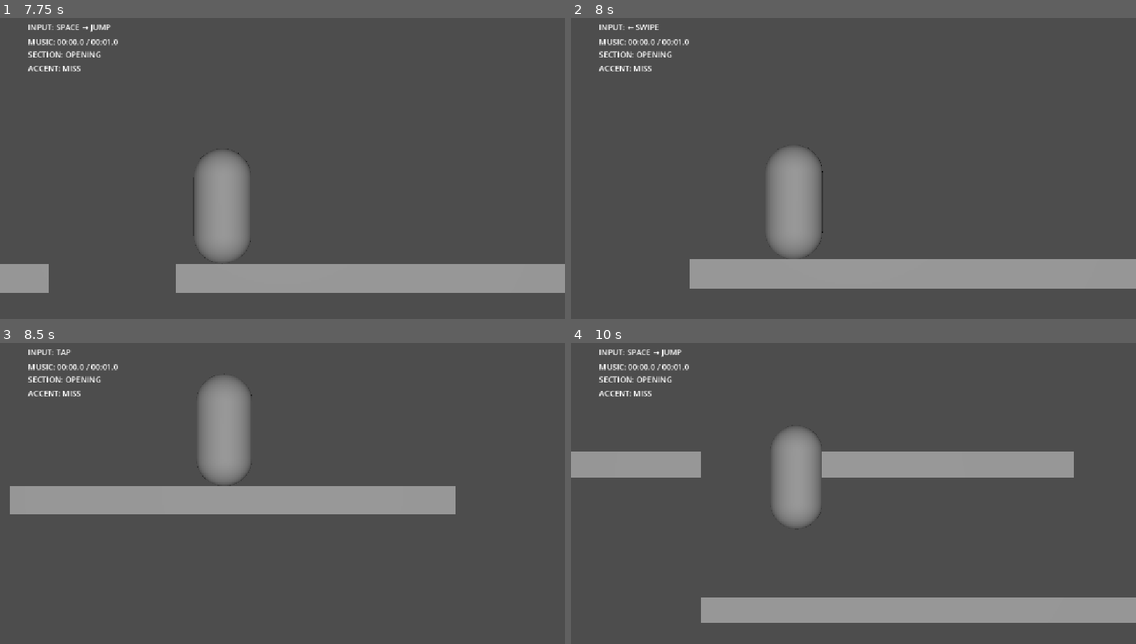
Above: before the commit, frames 1-4 (two rows, left to right).
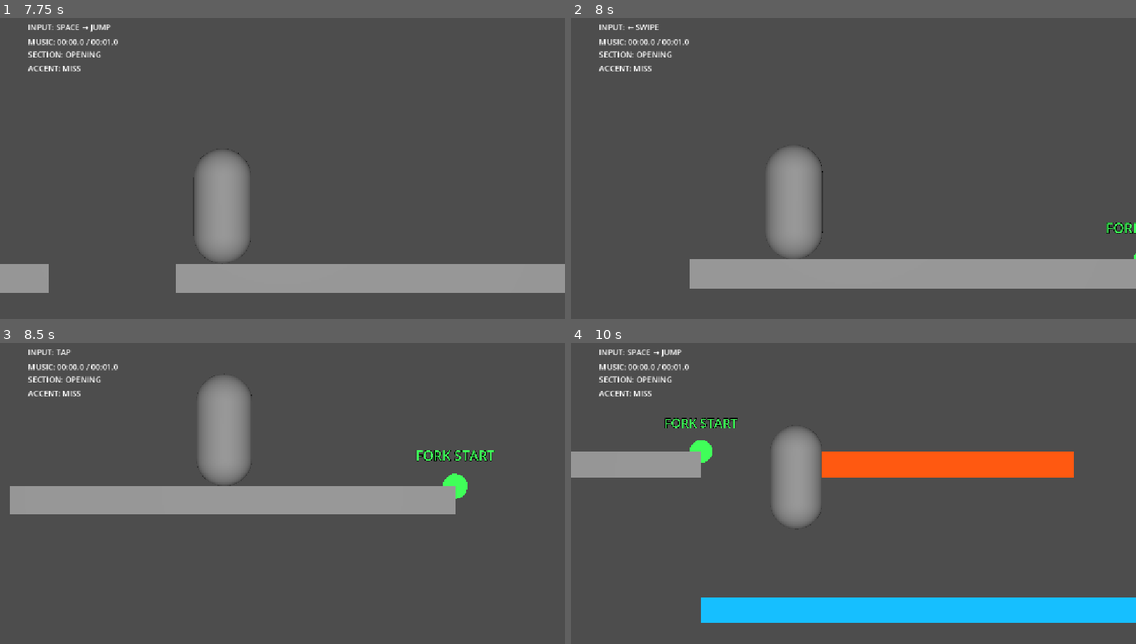
Above: after the commit, the same moments.

Repository: cemtheman/pasderun
Game: Godot game, scene res://scenes/gameplay/generated/graceful_opening_00_30_runtime.tscn
Same seed, same stepped clock (60 frames per second), same inputs: the game is played once before the commit and once after it. This scene is started directly instead of the project's main scene. Sound files missing from this copy of the repository are replaced by a short silence.
Inputs (mouse positions are in pixels of both pictures, inside the frame that each line leads up to):
- Up to frame 1 (7.75 s): move the mouse to (254, 222) at 0.52 s; click (254, 222) at 0.67 s; tap Space (jump) at 0.77, 3.77, 6.77 s; drag from (452, 207) to (254, 222) at 1.27 s; move the mouse to (113, 111) at 2.02 s; click (113, 111) at 2.17 s; tap Enter at 2.75 s; drag from (310, 159) to (113, 111) at 2.77 s; move the mouse to (197, 81) at 3.52 s; click (197, 81) at 3.67 s; drag from (406, 144) to (197, 81) at 4.27 s; move the mouse to (169, 177) at 5.02 s; click (169, 177) at 5.17 s; drag from (339, 90) to (169, 177) at 5.77 s; move the mouse to (254, 222) at 6.52 s; click (254, 222) at 6.67 s; drag from (452, 207) to (254, 222) at 7.27 s
- Up to frame 2 (8 s): no input
- Up to frame 3 (8.5 s): move the mouse to (113, 436) at 8.02 s; click (113, 436) at 8.17 s
- Up to frame 4 (10 s): drag from (881, 484) to (684, 436) at 8.77 s; move the mouse to (768, 406) at 9.52 s; click (768, 406) at 9.67 s; tap Space (jump) at 9.77 s

Frame 1 is identical in both runs. In frame 2, 0.1% of the frame differs, in the area x 94-100%, y 67-81%; in frame 3, 0.5%; in frame 4, 11%, in the area x 16-100%, y 24-93%.

Commit message:
chore: add fork runtime debug visualization

Diff:
--- /dev/null
+++ b/scenes/gameplay/generated/fork_debug_visualization.gd
@@ -0,0 +1,68 @@
+extends Node3D
+
+@export var generated_level: Node3D
+@export var safe_color: Color = Color(0.10, 0.75, 1.0, 1.0)
+@export var technical_color: Color = Color(1.0, 0.35, 0.08, 1.0)
+@export var split_color: Color = Color(0.25, 1.0, 0.35, 1.0)
+@export var merge_color: Color = Color(1.0, 0.20, 0.75, 1.0)
+
+
+func _ready() -> void:
+	if generated_level == null:
+		return
+
+	var level := generated_level.get_node_or_null("Level")
+	if level == null:
+		return
+
+	var safe_material := _debug_material(safe_color)
+	var technical_material := _debug_material(technical_color)
+
+	for child in level.get_children():
+		var node_name := String(child.name)
+		if node_name.begins_with("SafeLowerRoute"):
+			_apply_material(child, safe_material)
+		elif node_name.begins_with("TechnicalRoute"):
+			_apply_material(child, technical_material)
+		elif node_name.begins_with("ForkStart") and child is Marker3D:
+			_add_marker(child as Marker3D, "FORK START", split_color)
+		elif node_name.begins_with("ForkMerge") and child is Marker3D:
+			_add_marker(child as Marker3D, "FORK MERGE", merge_color)
+
+
+func _debug_material(color: Color) -> StandardMaterial3D:
+	var material := StandardMaterial3D.new()
+	material.albedo_color = color
+	material.shading_mode = BaseMaterial3D.SHADING_MODE_UNSHADED
+	return material
+
+
+func _apply_material(body: Node, material: StandardMaterial3D) -> void:
+	var mesh := body.get_node_or_null("MeshInstance3D") as MeshInstance3D
+	if mesh != null:
+		mesh.material_override = material
+
+
+func _add_marker(source: Marker3D, marker_text: String, color: Color) -> void:
+	var marker_root := Node3D.new()
+	marker_root.name = marker_text.replace(" ", "")
+	add_child(marker_root)
+	marker_root.global_position = source.global_position
+
+	var marker_mesh := MeshInstance3D.new()
+	var sphere := SphereMesh.new()
+	sphere.radius = 0.22
+	sphere.height = 0.44
+	marker_mesh.mesh = sphere
+	marker_mesh.material_override = _debug_material(color)
+	marker_root.add_child(marker_mesh)
+
+	var label := Label3D.new()
+	label.text = marker_text
+	label.position = Vector3(0, 0.55, 0)
+	label.font_size = 48
+	label.outline_size = 8
+	label.modulate = color
+	label.billboard = BaseMaterial3D.BILLBOARD_ENABLED
+	label.no_depth_test = true
+	marker_root.add_child(label)
--- a/scenes/gameplay/generated/graceful_opening_00_30_runtime.tscn
+++ b/scenes/gameplay/generated/graceful_opening_00_30_runtime.tscn
@@ -7,6 +7,7 @@
 [ext_resource type="Script" path="res://scenes/gameplay/music_timeline.gd" id="5_timeline"]
 [ext_resource type="Script" path="res://scenes/gameplay/musicality.gd" id="6_musicality"]
 [ext_resource type="PackedScene" path="res://scenes/gameplay/generated/graceful_opening_00_30.tscn" id="7_generated"]
+[ext_resource type="Script" path="res://scenes/gameplay/generated/fork_debug_visualization.gd" id="8_debug"]
 
 [sub_resource type="CapsuleMesh" id="CapsuleMesh_runtime"]
 
@@ -21,6 +22,10 @@
 [node name="DirectionalLight3D" type="DirectionalLight3D" parent="."]
 
 [node name="GeneratedLevel" parent="." instance=ExtResource("7_generated")]
+
+[node name="ForkDebugVisualization" type="Node3D" parent="." node_paths=PackedStringArray("generated_level")]
+script = ExtResource("8_debug")
+generated_level = NodePath("../GeneratedLevel")
 
 [node name="CameraRig" type="Node3D" parent="." node_paths=PackedStringArray("target")]
 script = ExtResource("1_camera")
Not shown: 1 places in scenes/gameplay/generated/graceful_opening_00_30_runtime.tscn that only renumber resources
Not shown, changed: tools/music_analyzer/test_generated_runtime_scene.py
